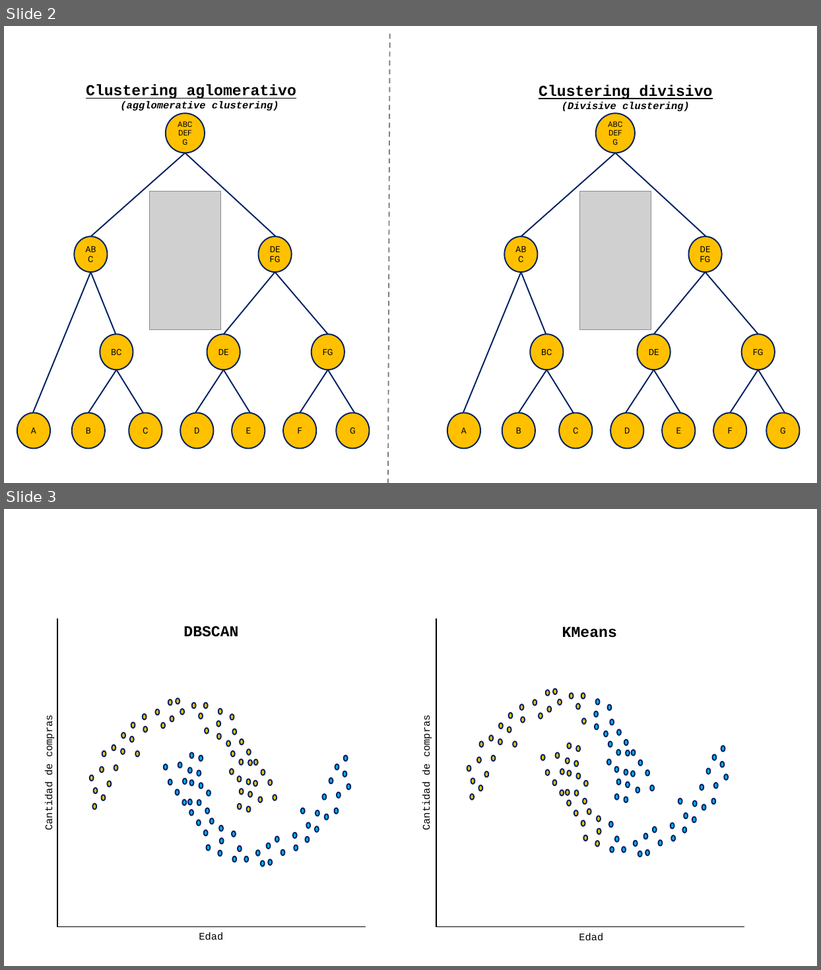
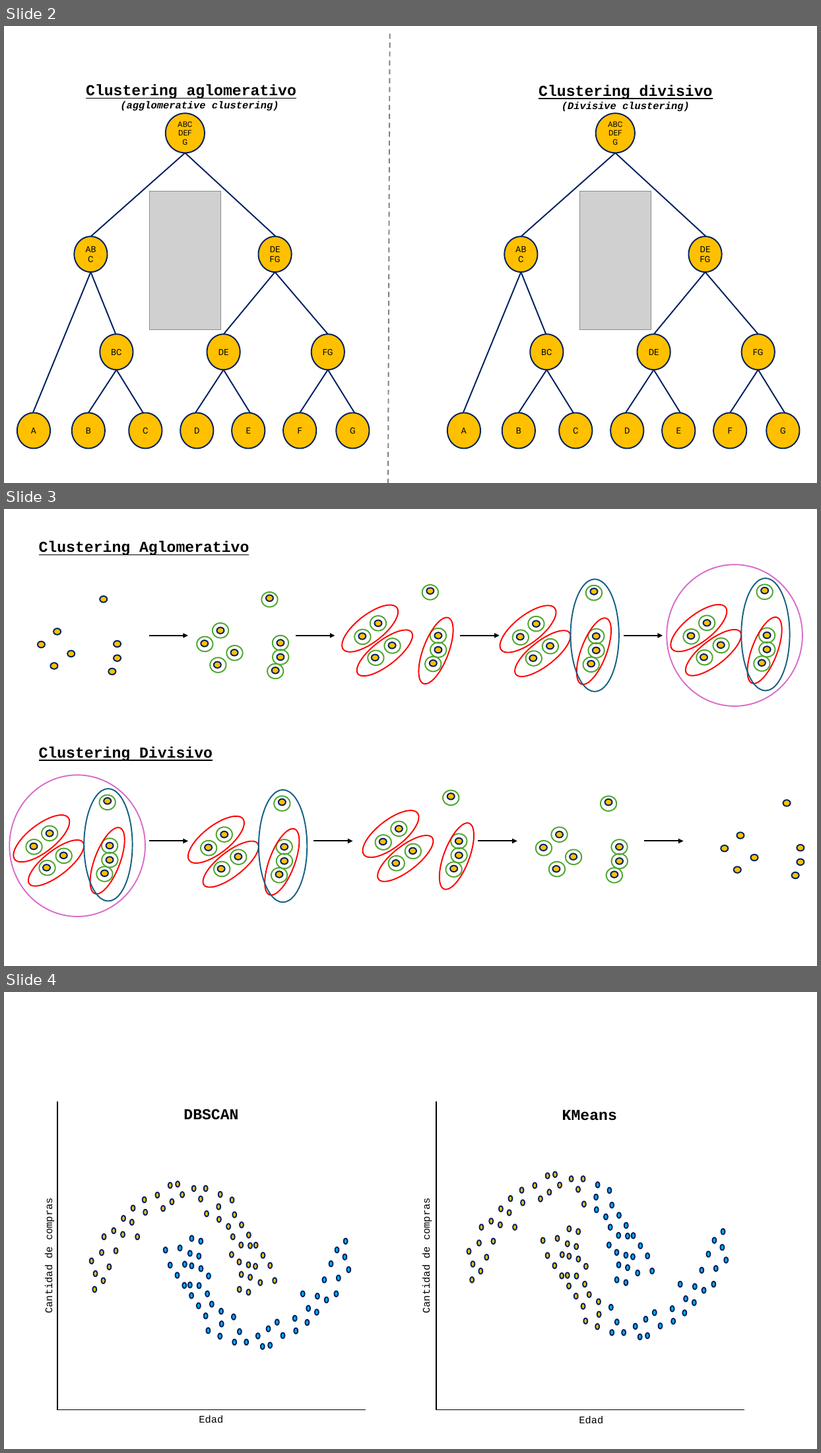
Before and after one commit to Hack-io-Data/Imagenes, a slide deck: 02-Imagenes/Clustering/PowerPointImagenes.pptx. Shown one above the other, each under a label of ours: slides 2 and 3 before the commit, slides 2, 3 and 4 after it. The pictures are 821x970 and 821x1453 pixels, drawn with LibreOffice and Linux fonts; fonts in the diff are those of the drawing; grey boxes stand for pictures. Boxes give left, top, right and bottom in pixels: in the first picture for what was removed or moved away, otherwise in the second. Text is boxed around its words. In the diff, an @@ line names an element or a change of style, - is before the commit and + after.

```diff
--- a/02-Imagenes/Clustering/PowerPointImagenes.pptx
+++ b/02-Imagenes/Clustering/PowerPointImagenes.pptx
@@ slide 3 added at (4, 509, 817, 966), background #FFFFFF @@
@@ group added at (7, 541, 805, 917): 168 ellipses, 8 arrows, 2 texts @@
+Clustering Aglomerativo
+Clustering Divisivo
@@ what was slide 3 is now slide 4 @@
```
Also in this commit, not shown: 3 other files.
